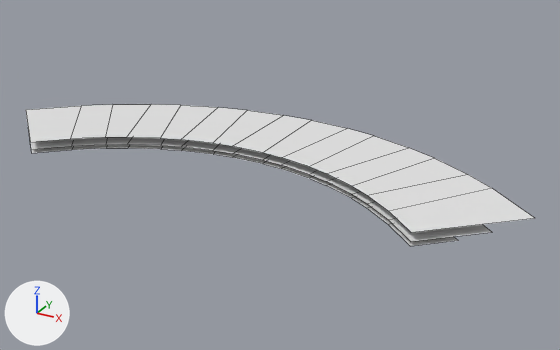
What one commit did to the FBX model obj/holoProjFreeSpinMobile.fbx.
Camera for both pictures: a camera (50 mm lens) standing at (18.2, -3.4, 9.1) and looking at (0.7, 28.4, -6.8). Lighting does not change. The marker at lower left points along +X, +Y and +Z. Mesh edges are drawn as thin lines. The same objects are shown in both versions, whatever each file hides. Where no turn or scale is listed for an object, it has been applied to the vertices.

Objects in the first picture: 'disc_light'.
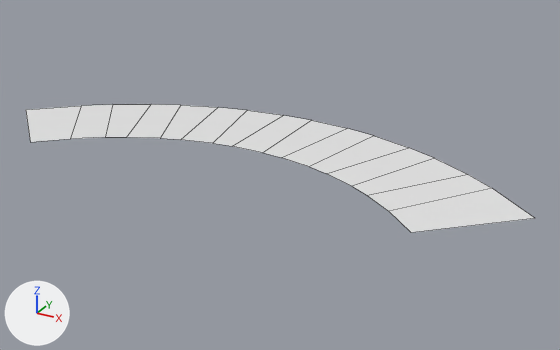
Where the change shows, as pixel boxes [x1, y1, x2, y2] in the pictures (560 x 350 px):
'disc_light', reshaped (9% shorter)
    before: [26, 104, 535, 246]
    after: [26, 104, 535, 233]
part 1 of me_mesh_007, deleted
    before: [31, 144, 458, 246]
part 2 of me_mesh_007, deleted
    before: [29, 136, 492, 241]

Patch to the scene script:
```diff
--- a/obj/holoProjFreeSpinMobile.fbx.py
+++ b/obj/holoProjFreeSpinMobile.fbx.py
@@ me_mesh_007 @@
 me_mesh_007.from_pydata(...)  # 96 vertices, 45 faces; spans x -15.1..13.6, y 23.1..33.1, z -6.0..-5.4
 # used by ob_disc_light; location = (0.0, 0.0, 0.0)
+# me_mesh_007 part 1: the loose piece of 32 vertices spanning x -12.6..11.1, y 23.1..29.7, z -6.0 is deleted
+# me_mesh_007 part 2: the loose piece of 32 vertices spanning x -13.7..12.2, y 23.1..31.2, z -5.8 is deleted
```
